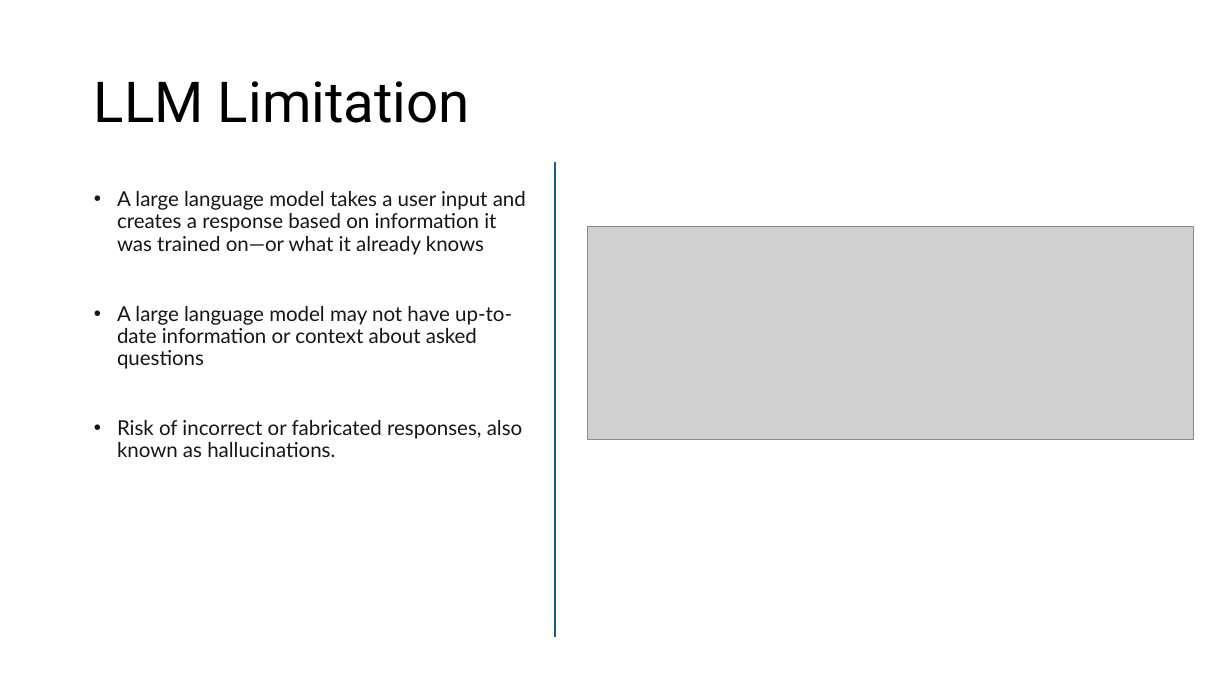
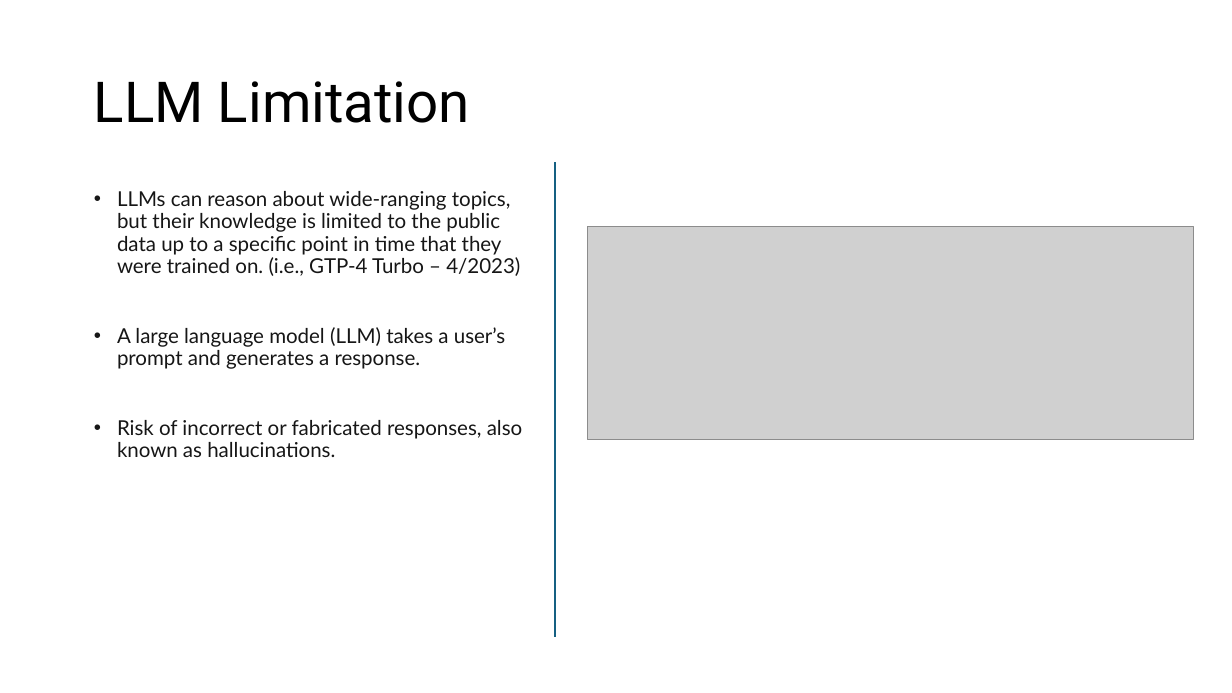
Before and after one commit to Haybu/NCU_CISCON_Conference_2024, a slide deck: slide 2 of wxai-conference_workshop_light.pptx. Drawn at 1232x693 pixels with LibreOffice and Linux fonts; fonts in the diff are those of the drawing; grey boxes stand for pictures. Boxes give left, top, right and bottom in pixels: in the first picture for what was removed or moved away, otherwise in the second. Text is boxed around its words. In the diff, an @@ line names an element or a change of style, - is before the commit and + after.

```diff
--- a/wxai-conference_workshop_light.pptx
+++ b/wxai-conference_workshop_light.pptx
@@ text at [117, 191, 520, 369]: text changed @@
-• A large language model takes a user input and creates a response based on information it was trained on—or what it already knows
-• A large language model may not have up-to-date information or context about asked questions
+• LLMs can reason about wide-ranging topics, but their knowledge is limited to the public data up to a specific point in time that they were trained on. (i.e., GTP-4 Turbo – 4/2023)
+• A large language model (LLM) takes a user’s prompt and generates a response.
```
Also in this commit, not shown: 8 other slides changed, 2 other files.
